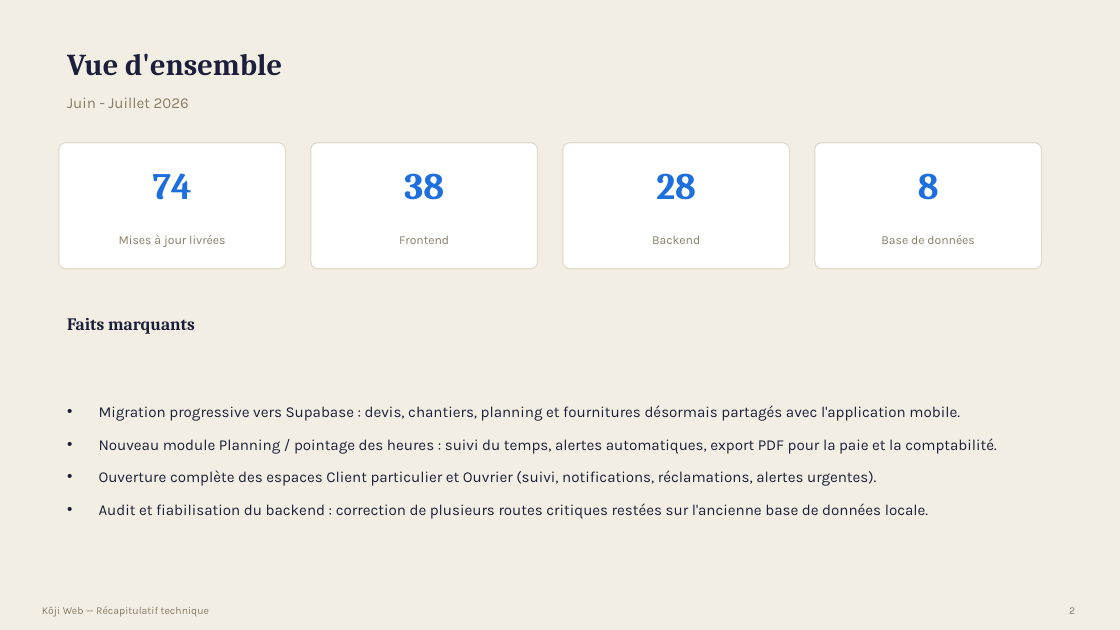
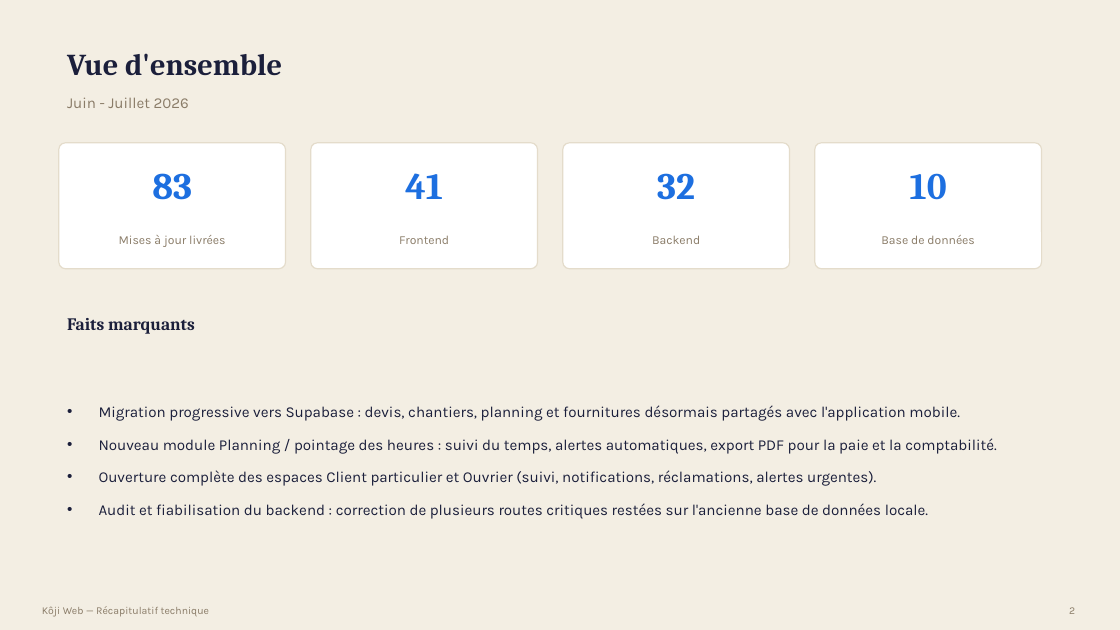
Before and after one commit to bouhouchimira-prog/web-app-Koji, a slide deck: slide 2 of docs/manager-recap/Recap-Koji-Manager.pptx. Drawn at 1120x630 pixels with LibreOffice and Linux fonts; fonts in the diff are those of the drawing. Boxes give left, top, right and bottom in pixels: in the first picture for what was removed or moved away, otherwise in the second. Text is boxed around its words. In the diff, an @@ line names an element or a change of style, - is before the commit and + after.

```diff
--- a/docs/manager-recap/Recap-Koji-Manager.pptx
+++ b/docs/manager-recap/Recap-Koji-Manager.pptx
@@ text at (152,173,192,200): text changed @@
-74
+83
@@ text at (405,173,443,199): text changed @@
-38
+41
@@ text at (657,173,695,200): text changed @@
-28
+32
@@ text at (910,173,947,200): text changed @@
-8
+10
```
Also in this commit, not shown: 30 other slides changed, 4 slides added, 7 other files.
